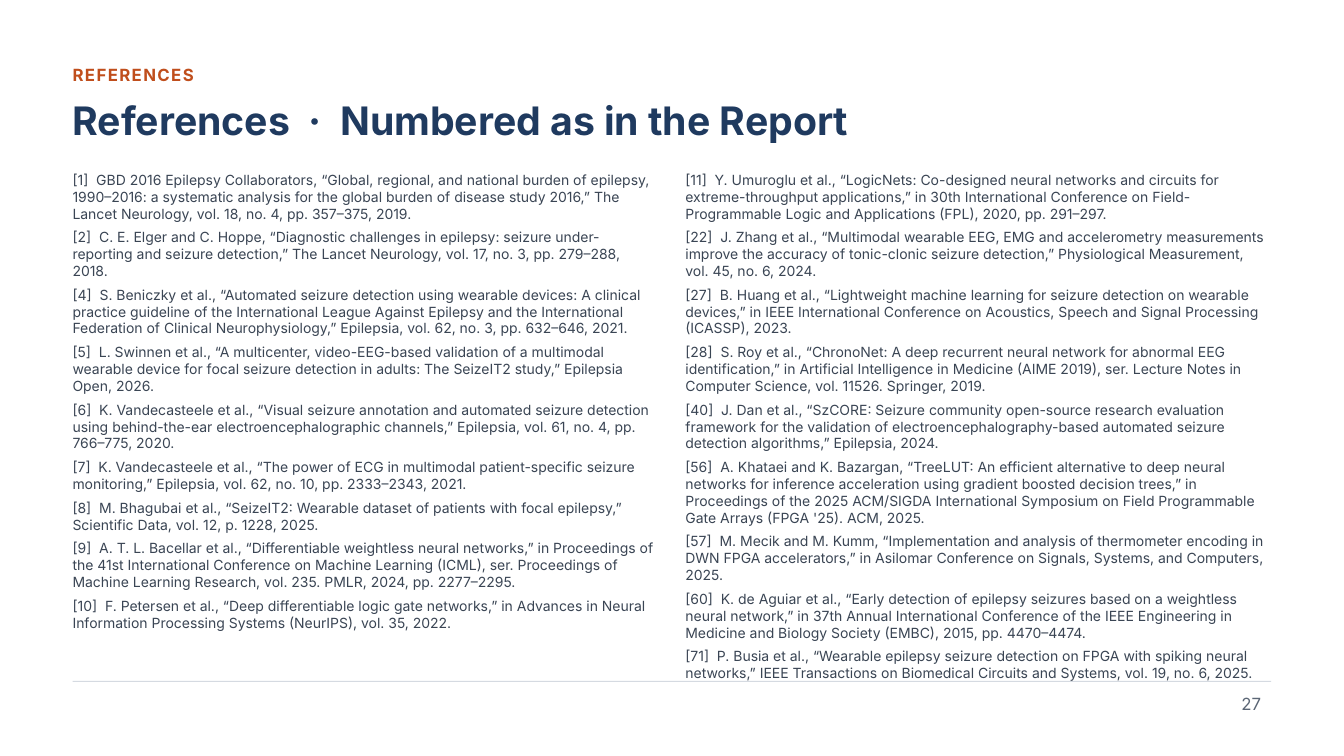
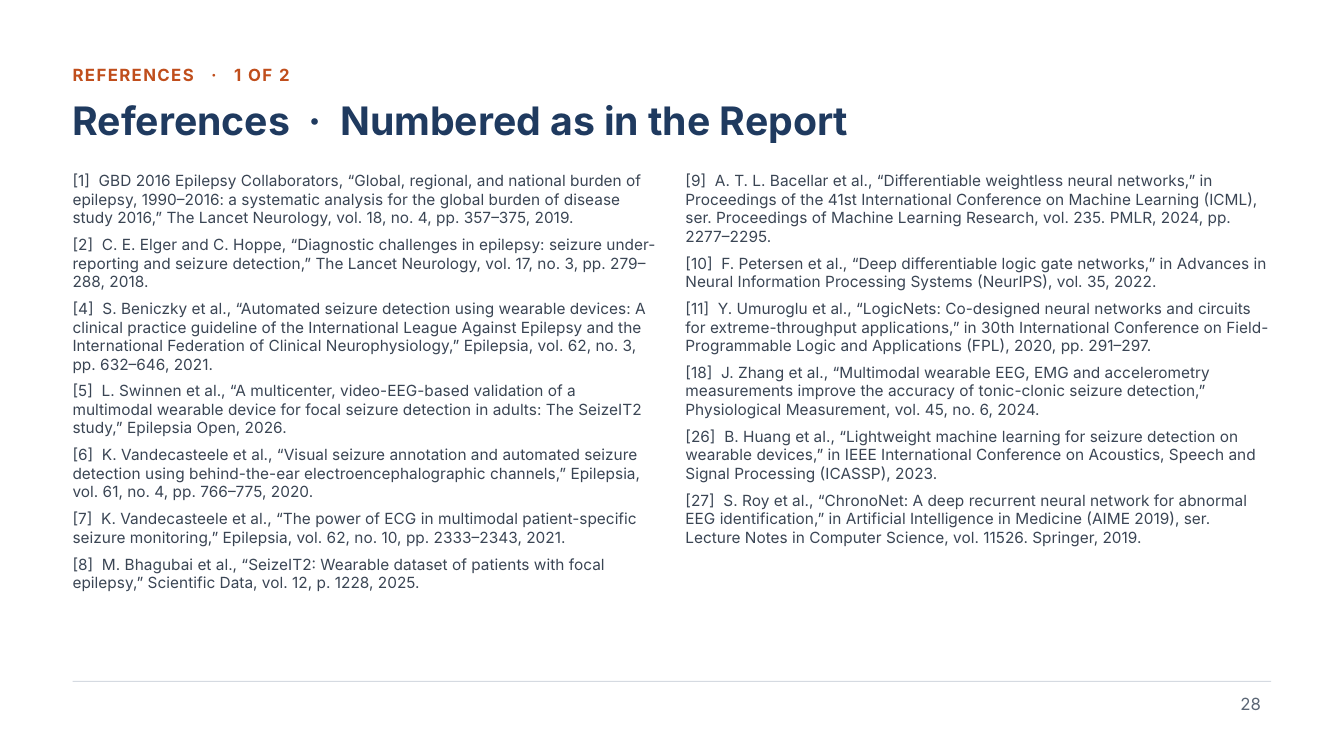
Before and after one commit to chaithr45/Final_year_proj, a slide deck: slide 28 of reports/ec418/out/SeizeLUT_EC418_Presentation.pptx (slide 27 before the commit). Drawn at 1344x756 pixels with LibreOffice and Linux fonts; fonts in the diff are those of the drawing. Boxes give left, top, right and bottom in pixels: in the first picture for what was removed or moved away, otherwise in the second. Text is boxed around its words. In the diff, an @@ line names an element or a change of style, - is before the commit and + after.

```diff
--- a/reports/ec418/out/SeizeLUT_EC418_Presentation.pptx
+++ b/reports/ec418/out/SeizeLUT_EC418_Presentation.pptx
@@ text at [73, 68, 290, 81]: text changed @@
-REFERENCES
+REFERENCES · 1 OF 2
@@ text "[1] GBD 2016 Epilepsy Collaborators, ..." at [73, 173, 655, 591]: size 10 to 11 pt; more space between paragraphs @@
@@ text at [685, 173, 1267, 291]: paragraphs added @@
+[9] A. T. L. Bacellar et al., “Differentiable weightless neural networks,” in Proceedings of the 41st International Conference on Machine Learning (ICML), ser. Proceedings of Machine Learning Research, vol. 235. PMLR, 2024, pp. 2277–2295.
+[10] F. Petersen et al., “Deep differentiable logic gate networks,” in Advances in Neural Information Processing Systems (NeurIPS), vol. 35, 2022.
@@ text at [685, 301, 1268, 355]: size 10 to 11 pt in "[11] Y. Umuroglu et al., “LogicNets: Co-designed ..."; more space between paragraphs @@
@@ text at [685, 365, 1256, 547]: text changed; size 10 to 11 pt @@
-[22] J. Zhang et al., “Multimodal wearable EEG, EMG and accelerometry measurements improve the accuracy of tonic-clonic seizure detection,” Physiological Measurement, vol. 45, no. 6, 2024.
-[27] B. Huang et al., “Lightweight machine learning for seizure detection on wearable devices,” in IEEE International Conference on Acoustics, Speech and Signal Processing (ICASSP), 2023.
-[28] S. Roy et al., “ChronoNet: A deep recurrent neural network for abnormal EEG identification,” in Artificial Intelligence in Medicine (AIME 2019), ser. Lecture Notes in Computer Science, vol. 11526. Springer, 2019.
-[40] J. Dan et al., “SzCORE: Seizure community open-source research evaluation framework for the validation of electroencephalography-based automated seizure detection algorithms,” Epilepsia, 2024.
-[56] A. Khataei and K. Bazargan, “TreeLUT: An efficient alternative to deep neural networks for inference acceleration using gradient boosted decision trees,” in Proceedings of the 2025 ACM/SIGDA International Symposium on Field Programmable Gate Arrays (FPGA '25). ACM, 2025.
-[57] M. Mecik and M. Kumm, “Implementation and analysis of thermometer encoding in DWN FPGA accelerators,” in Asilomar Conference on Signals, Systems, and Computers, 2025.
-[60] K. de Aguiar et al., “Early detection of epilepsy seizures based on a weightless neural network,” in 37th Annual International Conference of the IEEE Engineering in Medicine and Biology Society (EMBC), 2015, pp. 4470–4474.
-[71] P. Busia et al., “Wearable epilepsy seizure detection on FPGA with spiking neural networks,” IEEE Transactions on Biomedical Circuits and Systems, vol. 19, no. 6, 2025.
+[18] J. Zhang et al., “Multimodal wearable EEG, EMG and accelerometry measurements improve the accuracy of tonic-clonic seizure detection,” Physiological Measurement, vol. 45, no. 6, 2024.
+[26] B. Huang et al., “Lightweight machine learning for seizure detection on wearable devices,” in IEEE International Conference on Acoustics, Speech and Signal Processing (ICASSP), 2023.
+[27] S. Roy et al., “ChronoNet: A deep recurrent neural network for abnormal EEG identification,” in Artificial Intelligence in Medicine (AIME 2019), ser. Lecture Notes in Computer Science, vol. 11526. Springer, 2019.
@@ text at [73, 541, 654, 631]: paragraphs removed @@
-[9] A. T. L. Bacellar et al., “Differentiable weightless neural networks,” in Proceedings of the 41st International Conference on Machine Learning (ICML), ser. Proceedings of Machine Learning Research, vol. 235. PMLR, 2024, pp. 2277–2295.
-[10] F. Petersen et al., “Deep differentiable logic gate networks,” in Advances in Neural Information Processing Systems (NeurIPS), vol. 35, 2022.
@@ page number at [1240, 697, 1261, 710]: text changed @@
-27
+28
```
Also in this commit, not shown: 8 other slides changed, 2 slides added, 6 other files.
